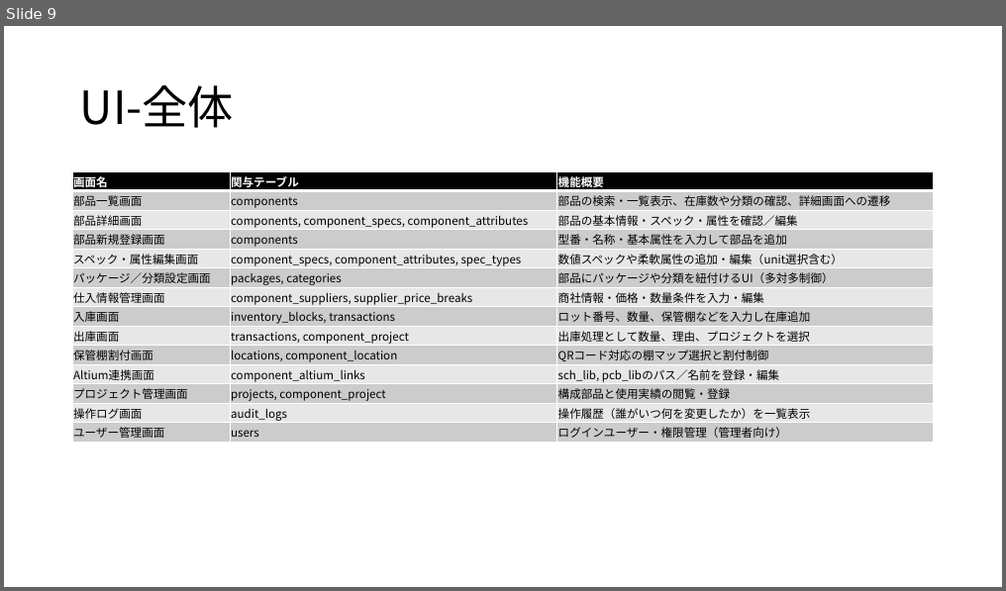
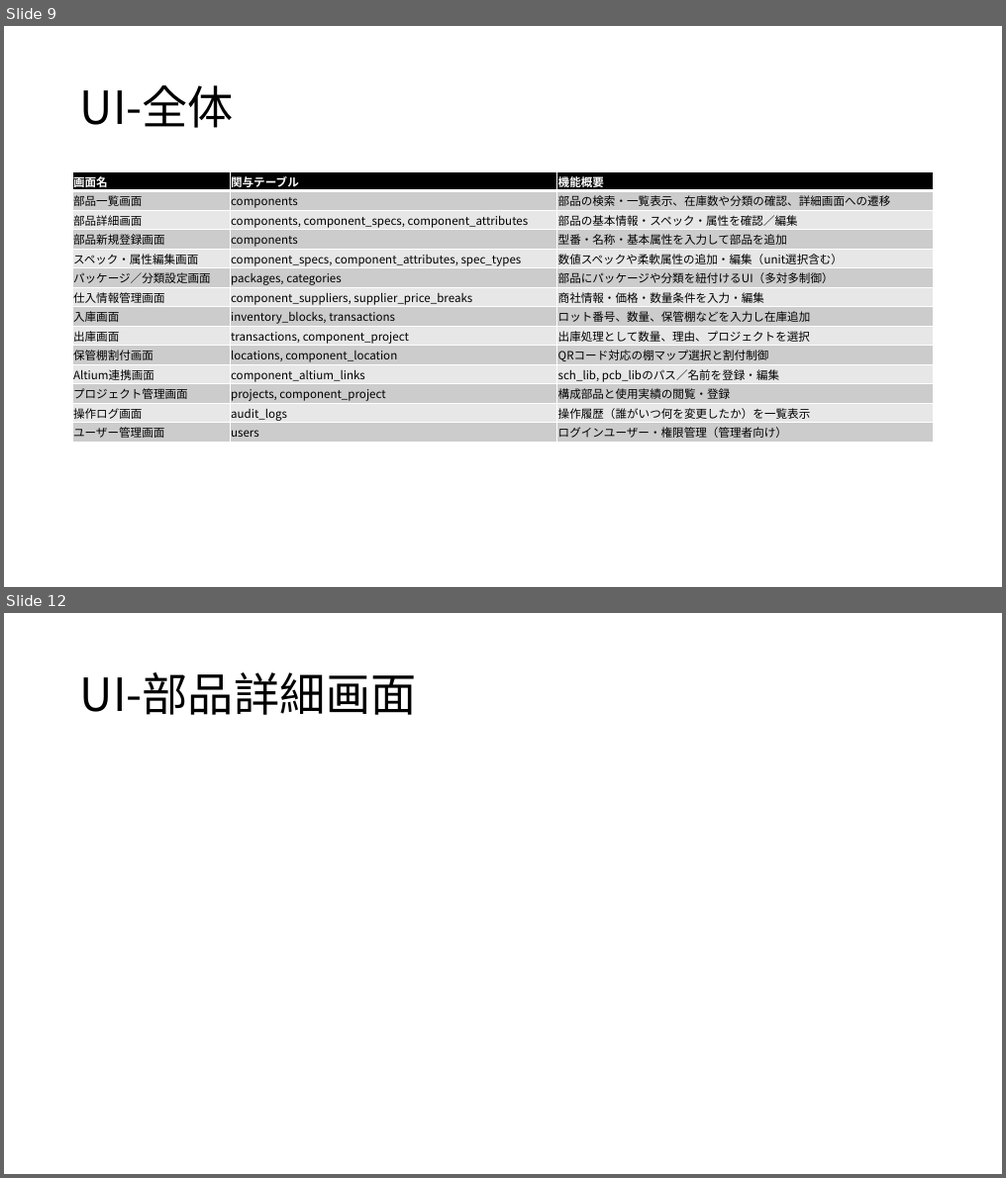
Before and after one commit to imenihs/BitsKeep, a slide deck: Bitskeep仕様.pptx. Shown one above the other, each under a label of ours: slide 9 before the commit, slides 9 and 12 after it; the slides between them are not shown. The pictures are 1006x591 and 1006x1178 pixels, drawn with LibreOffice and Linux fonts; fonts in the diff are those of the drawing. Boxes give left, top, right and bottom in pixels: in the first picture for what was removed or moved away, otherwise in the second. Text is boxed around its words. In the diff, an @@ line names an element or a change of style, - is before the commit and + after.

```diff
--- a/Bitskeep仕様.pptx
+++ b/Bitskeep仕様.pptx
@@ slide 12 added at (x1=4, y1=613, x2=1002, y2=1174), background #FFFFFF @@
@@ title added at (x1=80, y1=672, x2=417, y2=715), 44 pt, text #000000 @@
+UI-部品詳細画面
```
Also in this commit, not shown: 4 slides changed, 1 other slide added, 13 other files.
